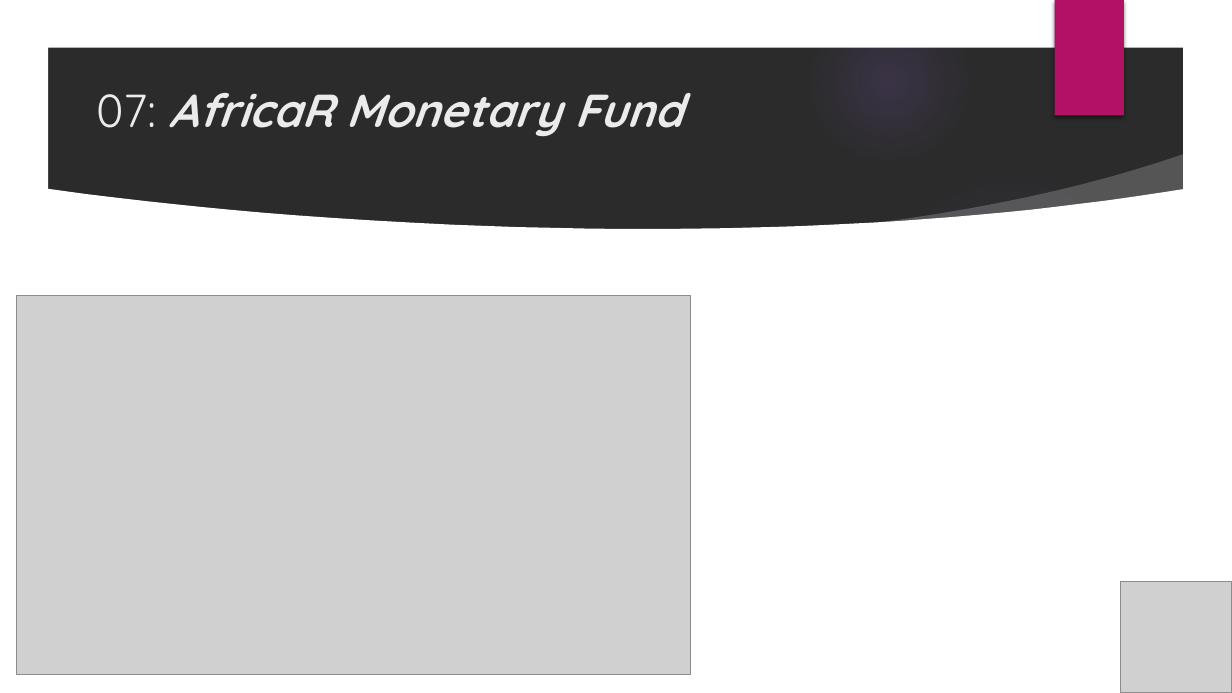
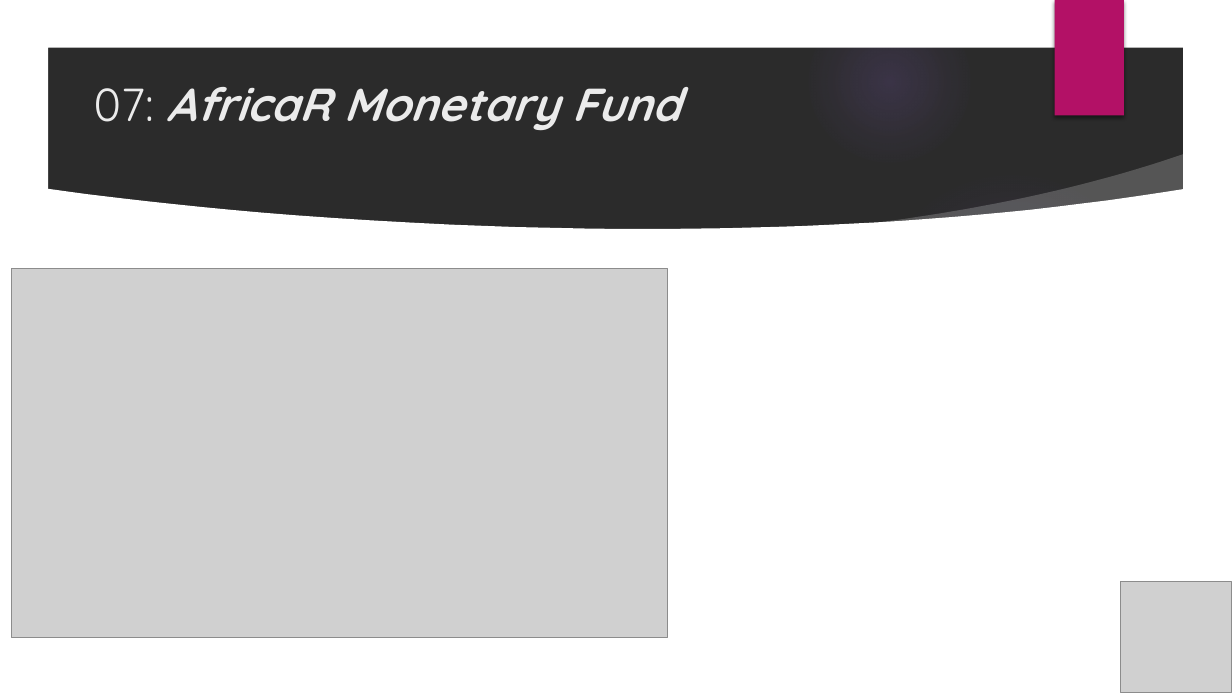
Before and after one commit to Shelmith-Kariuki/R, a slide deck: slide 12 of Trainings/Deck.pptx. Drawn at 1232x693 pixels with LibreOffice and Linux fonts; fonts in the diff are those of the drawing; grey boxes stand for pictures; background and template pictures are left out; a plain dark background stands for a picture behind light text. Boxes give left, top, right and bottom in pixels: in the first picture for what was removed or moved away, otherwise in the second. Text is boxed around its words. In the diff, an @@ line names an element or a change of style, - is before the commit and + after.

```diff
--- a/Trainings/Deck.pptx
+++ b/Trainings/Deck.pptx
@@ title "07: AfricaR Monetary Fund": place and size @@
-title "07: AfricaR Monetary Fund" at box(96, 93, 683, 136)
+title "07: AfricaR Monetary Fund" at box(94, 87, 681, 131)
@@ picture: place and size @@
-picture at box(17, 296, 691, 675)
+picture at box(11, 268, 668, 638)
```
Also in this commit, not shown: 5 other slides changed.
